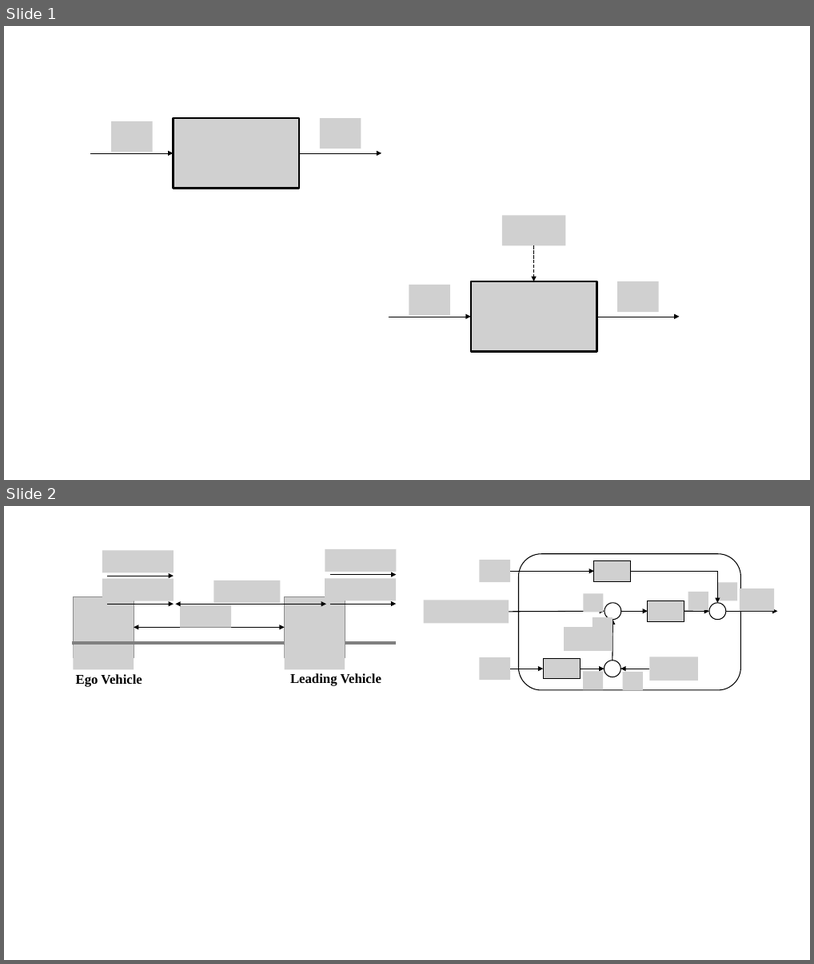
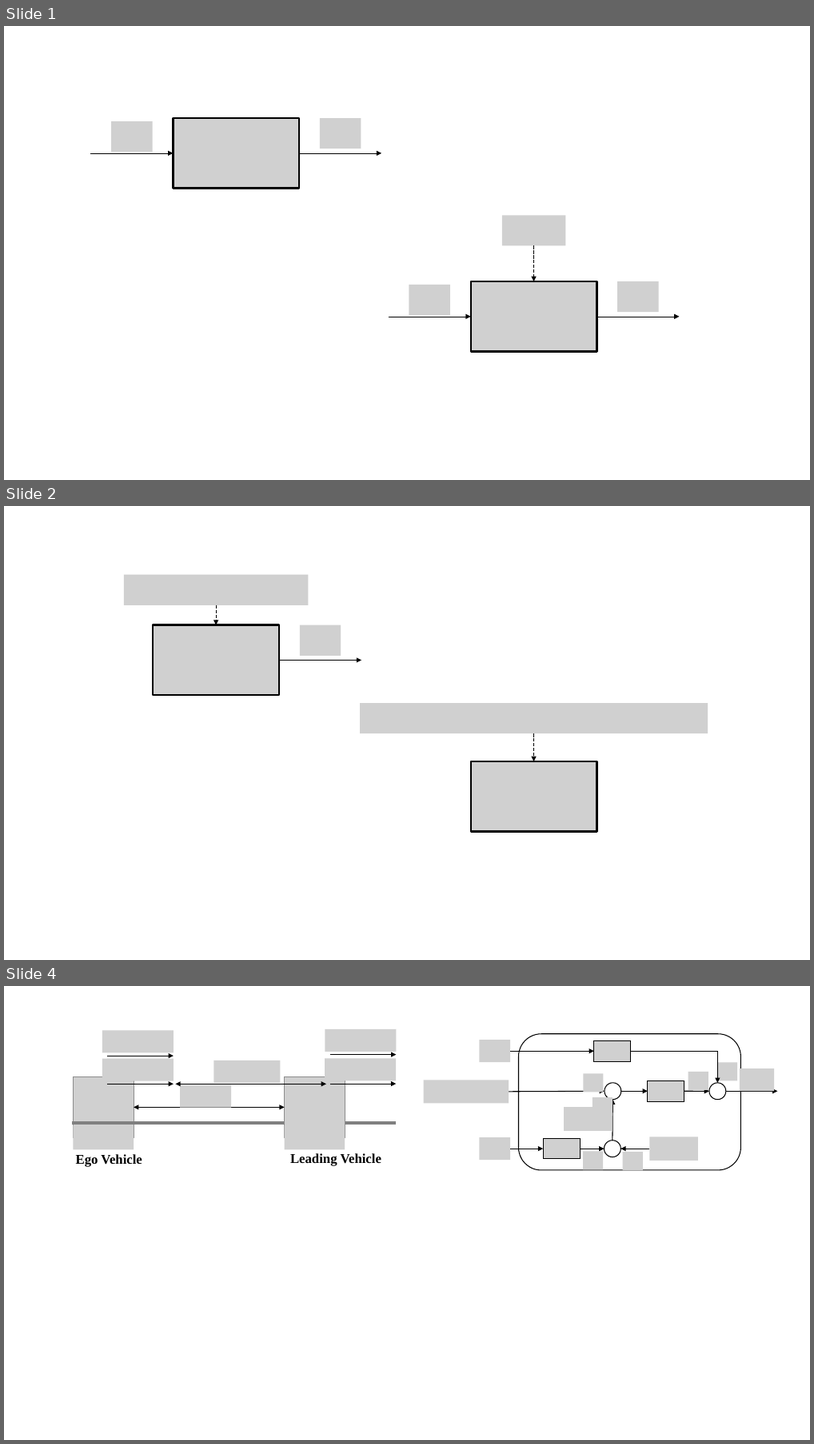
Before and after one commit to descyphy/pycasse, a slide deck: documentation/source/figs/images.pptx. Shown one above the other, each under a label of ours: slides 1 and 2 before the commit, slides 1, 2 and 4 after it; the slides between them are not shown. The pictures are 814x964 and 814x1444 pixels, drawn with LibreOffice and Linux fonts; fonts in the diff are those of the drawing; grey boxes stand for pictures. Boxes give left, top, right and bottom in pixels: in the first picture for what was removed or moved away, otherwise in the second. Text is boxed around its words. In the diff, an @@ line names an element or a change of style, - is before the commit and + after.

```diff
--- a/documentation/source/figs/images.pptx
+++ b/documentation/source/figs/images.pptx
@@ slide 2 added at (4, 506, 810, 960), background #FFFFFF @@
@@ picture added at (124, 574, 308, 604) @@
@@ picture added at (153, 625, 279, 696) @@
@@ arrow added from (216, 605) to (216, 625), #000000 0.5 pt dashed @@
@@ picture added at (300, 625, 341, 656) @@
@@ arrow added from (279, 660) to (362, 660), #000000 0.5 pt @@
@@ picture added at (360, 704, 708, 733) @@
@@ arrow added from (534, 733) to (534, 761), #000000 0.5 pt dashed @@
@@ picture added at (471, 761, 598, 832) @@
@@ what was slide 2 is now slide 4 @@
```
Also in this commit, not shown: 1 other slide added, 37 other files.
